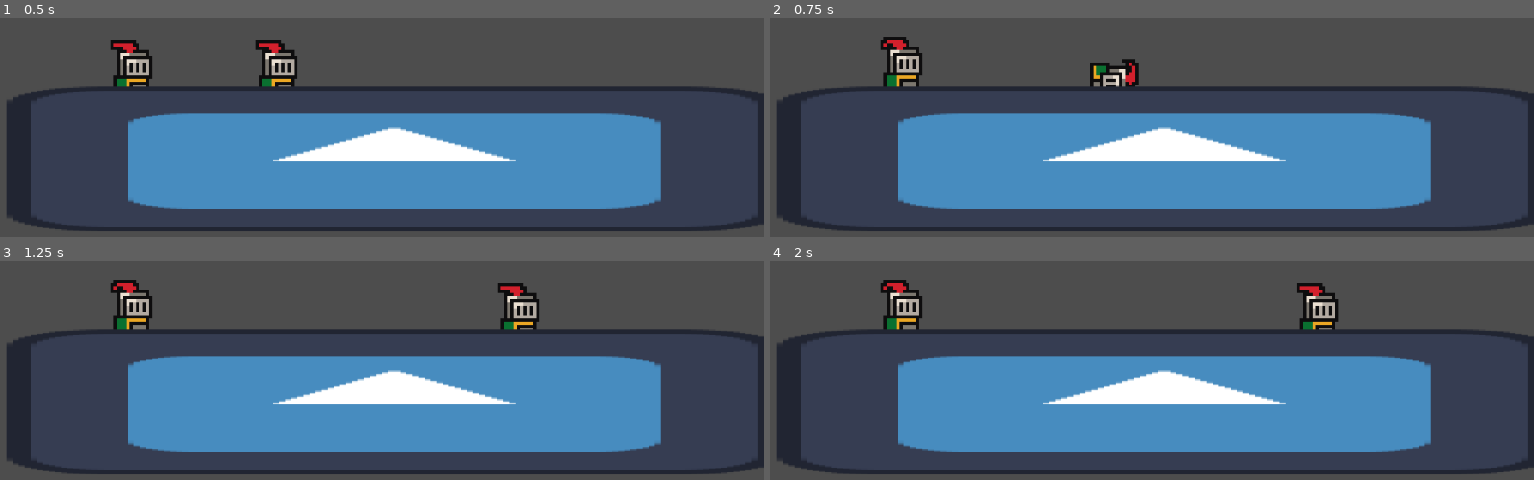
Above: before the commit, frames 1-4 (two rows, left to right).
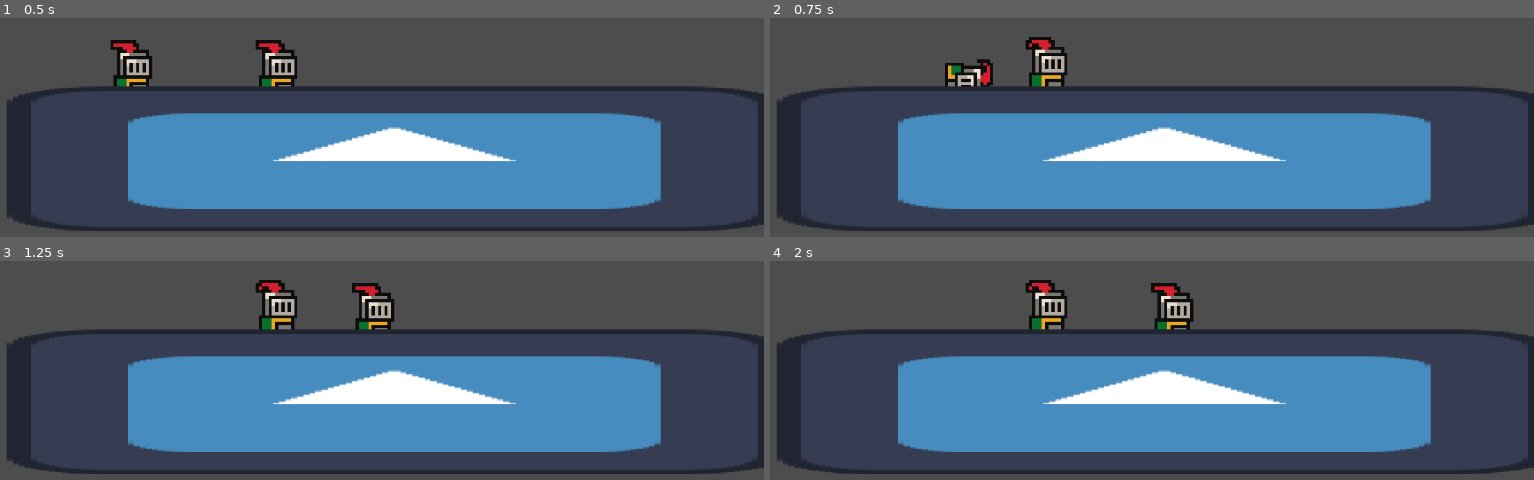
Above: after the commit, the same moments.

Repository: jible/Platform-fighter
Game: Godot game, scene res://scenes/test_scene.tscn
The game is run twice, just before and just after one commit, with the same random seed, the same clock (stepped at 60 frames per second) and the same inputs. The engine's default icon, where the game draws it, is replaced by a stand-in: a white triangle on a blue panel in a dark square.
Inputs:
- Up to frame 1 (0.5 s): no input
- Up to frame 2 (0.75 s): tap Enter at 0.5 s; hold D (move_right) from 0.53 s (still down); tap Shift at 0.6 s
- Up to frame 3 (1.25 s): keep holding D (move_right); tap Space at 0.77 s
- Up to frame 4 (2 s): keep holding D (move_right); tap E at 1.35 s; tap Space at 1.52 s

Frame 1 is identical in both runs. In frame 2, 3.2% of the frame differs, in the area x 14-49%, y 8-32%; in frame 3, 3.7%; in frame 4, 3.7%, in the area x 14-75%, y 8-32%.

Commit message:
repaired test scene so controller works

Diff:
--- a/platform-fighter/components/for_characters/input_handler.gd
+++ b/platform-fighter/components/for_characters/input_handler.gd
@@ -22,6 +22,7 @@
 	input_manager.button_event.connect(pass_button_signal)
 
 func pass_button_signal(button_name: String, device: int, event_type: InputManager.button_event_type, _axis:Vector2):
+
 	if device != player_number: return
 	match event_type:
 		InputManager.button_event_type.PRESSED:
--- a/platform-fighter/scenes/test_scene.tscn
+++ b/platform-fighter/scenes/test_scene.tscn
@@ -18,14 +18,12 @@
 
 [node name="TestCharacter" parent="PlayScene/CharacterHolder" index="0" node_paths=PackedStringArray("play_scene_manager") instance=ExtResource("5_qjeyg")]
 position = Vector2(-401.505, -52)
-team_number = 1
-player_number = 1
 play_scene_manager = NodePath("../..")
 
 [node name="TestCharacter2" parent="PlayScene/CharacterHolder" index="1" node_paths=PackedStringArray("play_scene_manager") instance=ExtResource("5_qjeyg")]
 position = Vector2(-1077, -52)
-team_number = 2
-player_number = 2
+team_number = 1
+player_number = 1
 play_scene_manager = NodePath("../..")
 
 [node name="stage" type="StaticBody2D" parent="PlayScene"]
